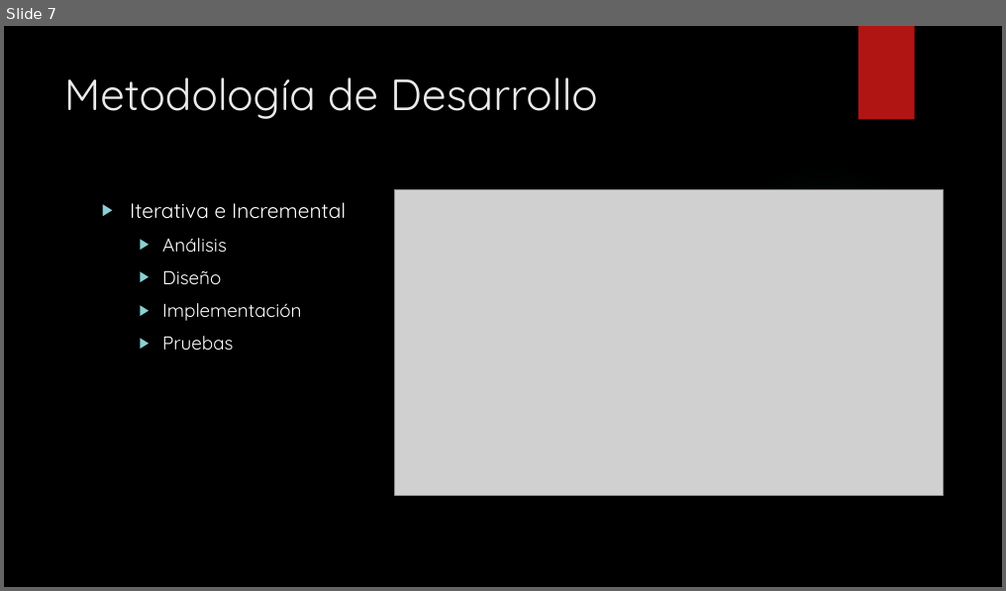
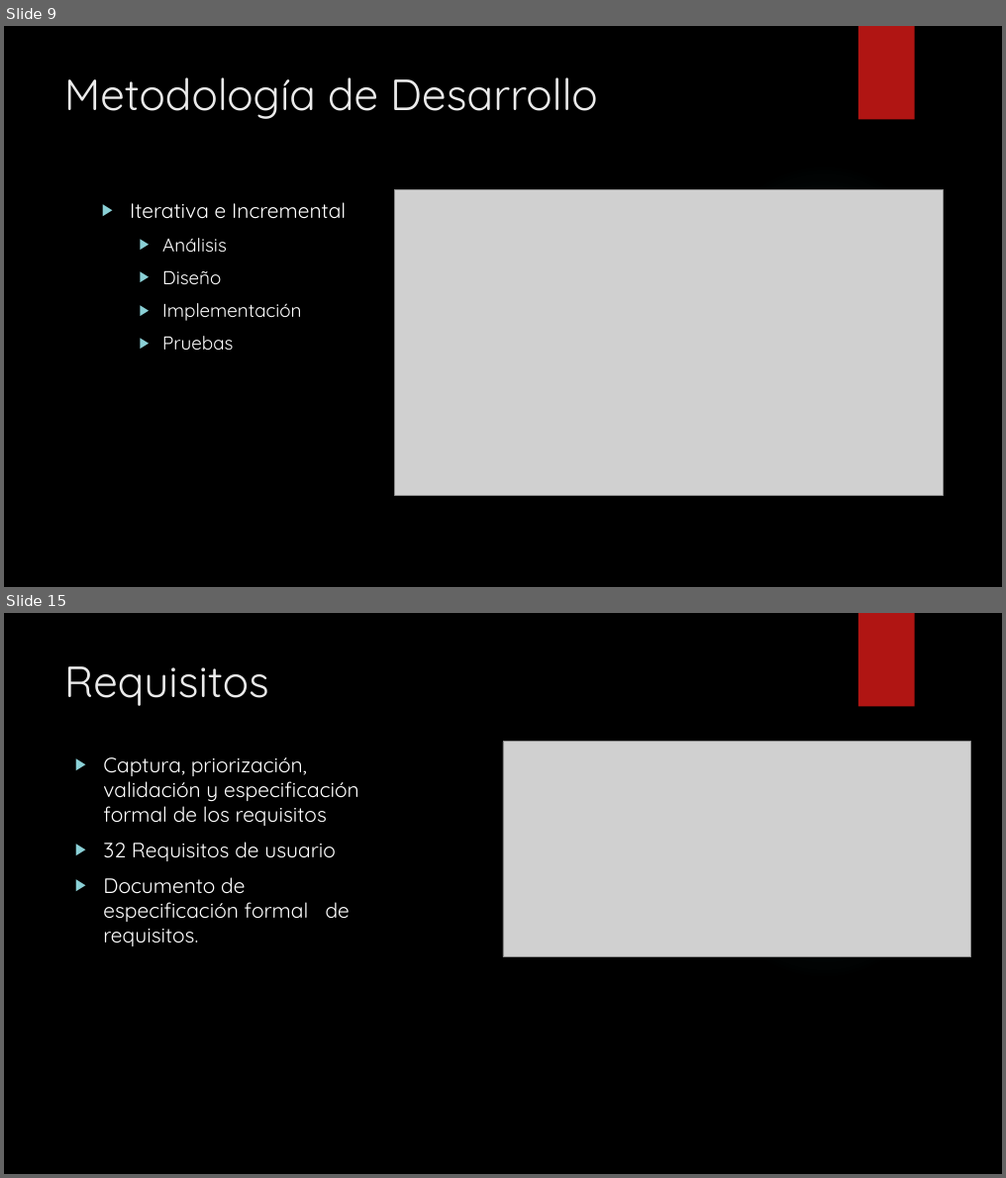
Before and after one commit to gsanhuezafuentes/ProyectoDeMemoria, a slide deck: presentacion/JHawanet.pptx. Shown one above the other, each under a label of ours: slide 7 before the commit, slides 9 and 15 after it; the slides between them are not shown. The pictures are 1006x591 and 1006x1178 pixels, drawn with LibreOffice and Linux fonts; fonts in the diff are those of the drawing; grey boxes stand for pictures; background and template pictures are left out. Boxes give left, top, right and bottom in pixels: in the first picture for what was removed or moved away, otherwise in the second. Text is boxed around its words. In the diff, an @@ line names an element or a change of style, - is before the commit and + after.

```diff
--- a/presentacion/JHawanet.pptx
+++ b/presentacion/JHawanet.pptx
@@ slide 15 added at (4, 613, 1002, 1174), background picture (left out); not listed: 2 template elements that a slide beside it also shows @@
@@ title added at (64, 666, 269, 706), 42 pt, text #EBEBEB @@
+Requisitos
@@ text added at (103, 758, 359, 947), 20 pt, text #FFFFFF @@
+▶ Captura, priorización, validación y especificación formal de los requisitos
+▶ 32 Requisitos de usuario
+▶ Documento de especificación formal de requisitos.
@@ picture added at (503, 742, 971, 958) @@
@@ what was slide 7 is now slide 9 @@
```
Also in this commit, not shown: 6 slides changed, 30 other slides added, 36 other files.
